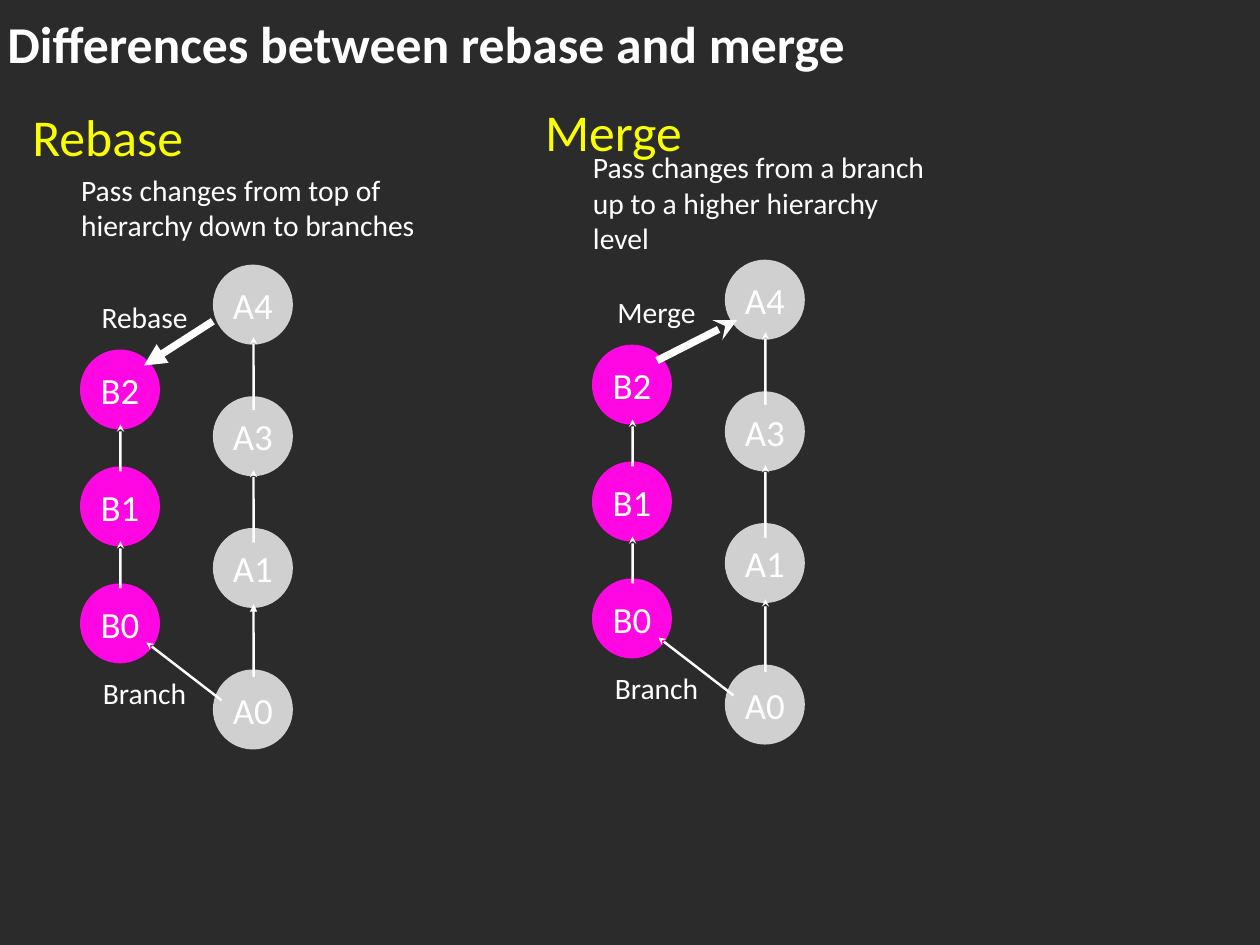
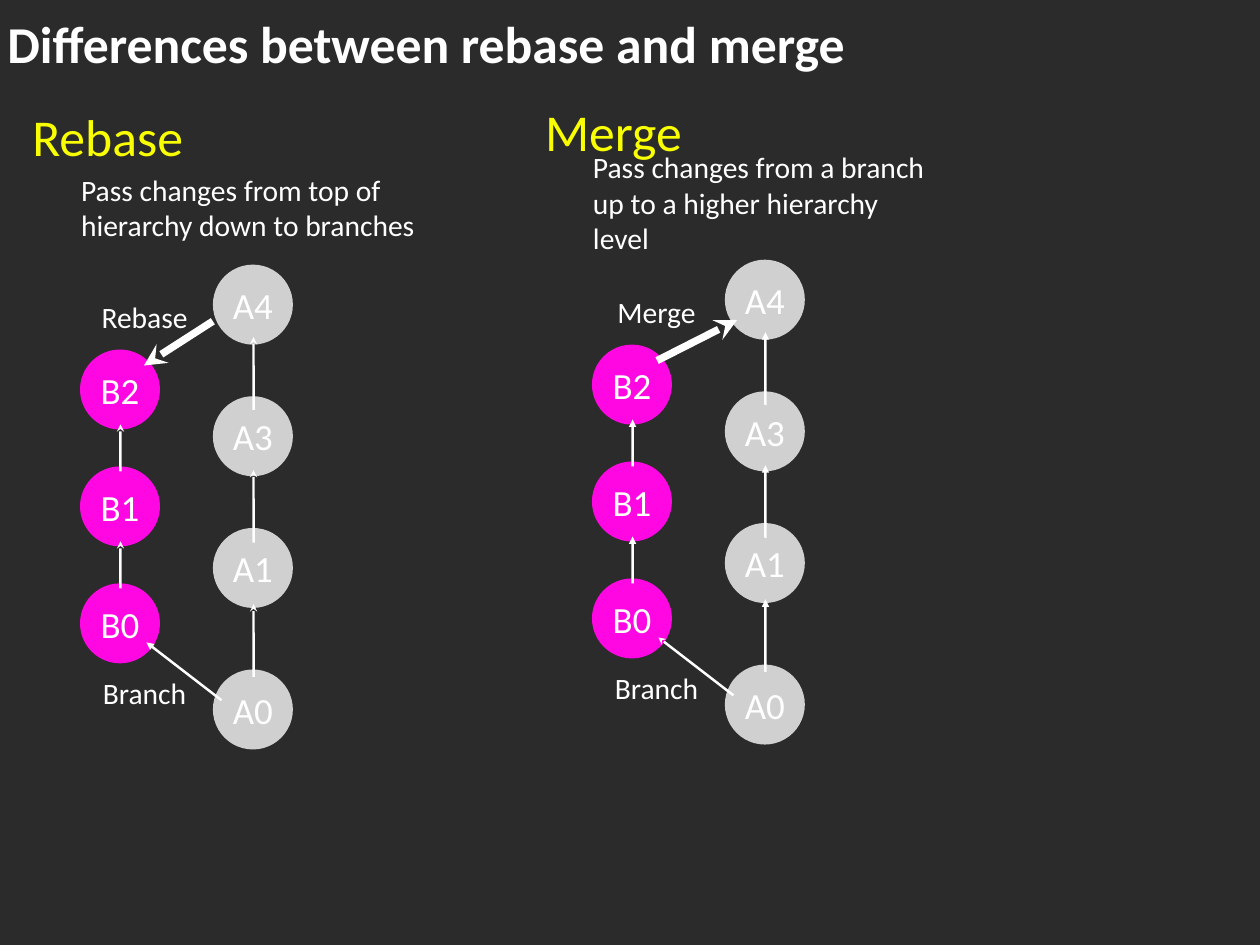
Before and after one commit to mglazer/GitPresentation, a slide deck: slide 15 of presentation.ppt. Drawn at 1260x945 pixels with LibreOffice and Linux fonts; fonts in the diff are those of the drawing; grey boxes stand for pictures; background and template pictures are left out; a plain dark background stands for a picture behind light text. Boxes give left, top, right and bottom in pixels: in the first picture for what was removed or moved away, otherwise in the second. Text is boxed around its words. In the diff, an @@ line names an element or a change of style, - is before the commit and + after.

Commit message:
Added pptx presentation.

```diff
--- a/presentation.ppt
+++ b/presentation.ppt
@@ arrow (144, 366) - (213, 322): arrowheads changed @@
@@ arrow (633, 419) - (633, 466): arrowheads changed @@
@@ arrow (766, 465) - (766, 538): arrowheads changed @@
@@ arrow (633, 536) - (633, 583): arrowheads changed @@
@@ arrow (766, 599) - (766, 672): arrowheads changed @@
@@ arrow (253, 604) - (253, 677): arrowheads changed @@
@@ arrow (146, 642) - (222, 700): arrowheads changed @@
```
Also in this commit, not shown: 2 other files.
